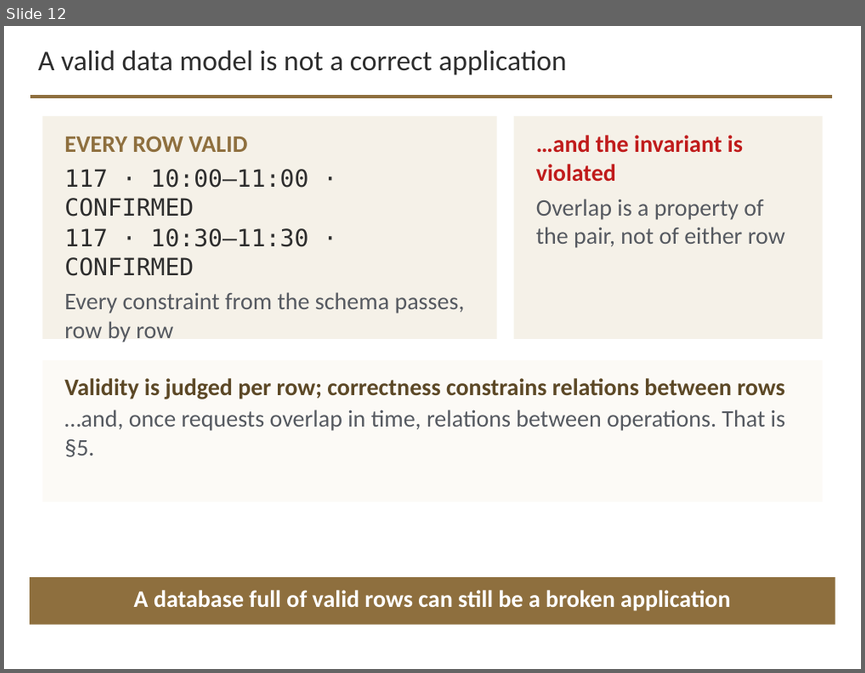
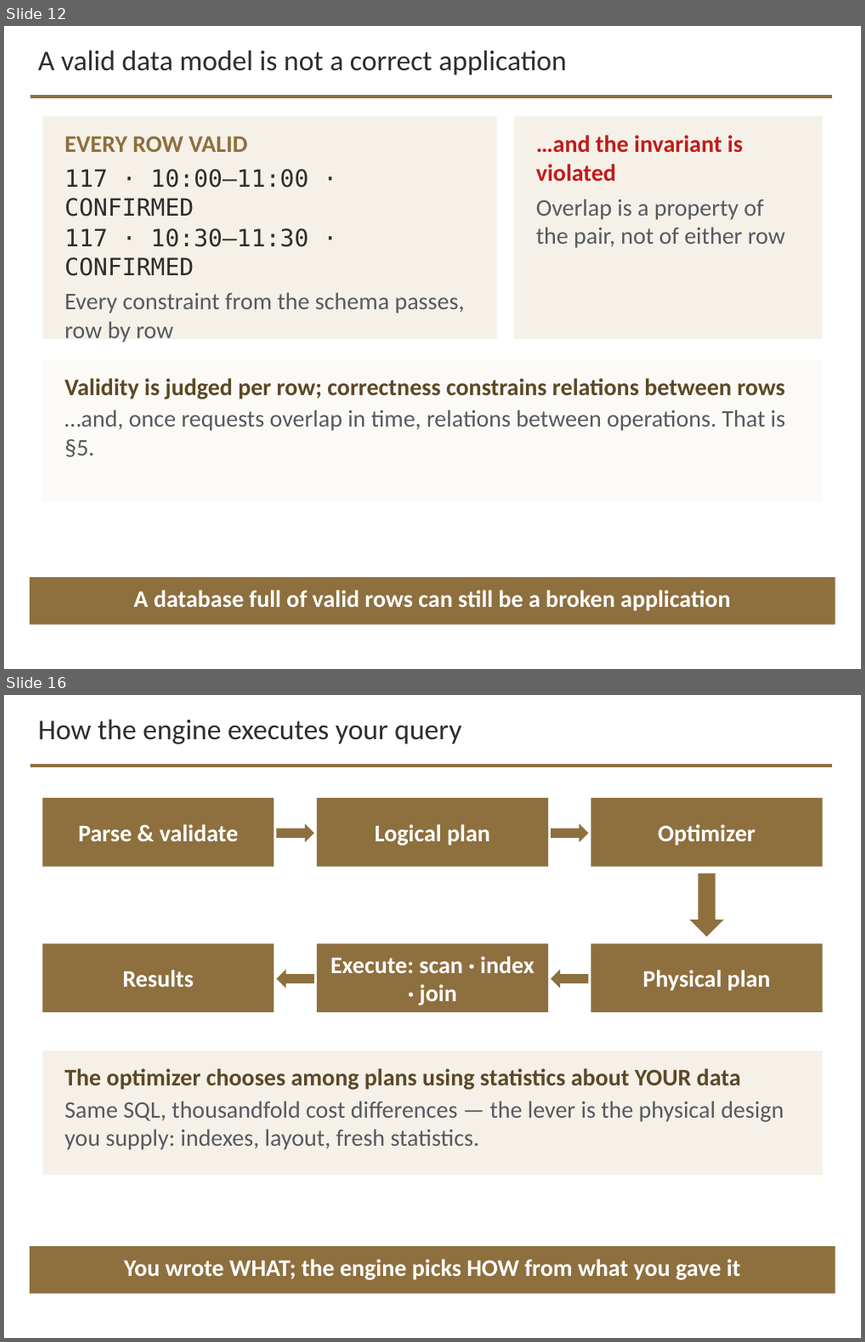
Before and after one commit to davisjam/model-based-agentic-software-engineering, a slide deck: course/lectures/act-3-software-in-the-world/02-compute-environments-and-data-management/3-2-Data-Management.pptx. Shown one above the other, each under a label of ours: slide 12 before the commit, slides 12 and 16 after it; the slides between them are not shown. The pictures are 865x673 and 865x1342 pixels, drawn with LibreOffice and Linux fonts; fonts in the diff are those of the drawing; background and template pictures are left out. Boxes give left, top, right and bottom in pixels: in the first picture for what was removed or moved away, otherwise in the second. Text is boxed around its words. In the diff, an @@ line names an element or a change of style, - is before the commit and + after.

```diff
--- a/course/lectures/act-3-software-in-the-world/02-compute-environments-and-data-management/3-2-Data-Management.pptx
+++ b/course/lectures/act-3-software-in-the-world/02-compute-environments-and-data-management/3-2-Data-Management.pptx
@@ slide 16 added at [4, 695, 861, 1338], background #FFFFFF; not listed: 1 template element that a slide beside it also shows @@
@@ text added at [38, 719, 461, 744], 24 pt, text #2D2D2D @@
+How the engine executes your query
@@ rectangle added at [42, 798, 274, 867], fill #8E6F3E, 20 pt, text #FFFFFF, bold @@
+Parse & validate
@@ rectangle added at [317, 798, 548, 867], fill #8E6F3E, 20 pt, text #FFFFFF, bold @@
+Logical plan
@@ rectangle added at [590, 798, 823, 867], fill #8E6F3E, 20 pt, text #FFFFFF, bold @@
+Optimizer
@@ right arrow added at [277, 823, 314, 842], fill #8E6F3E @@
@@ right arrow added at [551, 823, 588, 842], fill #8E6F3E @@
@@ down arrow added at [689, 873, 724, 936], fill #8E6F3E @@
@@ rectangle added at [42, 943, 274, 1012], fill #8E6F3E, 20 pt, text #FFFFFF, bold @@
+Results
@@ rectangle added at [317, 943, 548, 1012], fill #8E6F3E, 20 pt, text #FFFFFF, bold @@
+Execute: scan · index · join
@@ rectangle added at [590, 943, 823, 1012], fill #8E6F3E, 20 pt, text #FFFFFF, bold @@
+Physical plan
@@ left arrow added at [277, 970, 314, 988], fill #8E6F3E @@
@@ left arrow added at [551, 970, 588, 988], fill #8E6F3E @@
@@ rectangle added at [42, 1050, 823, 1174], fill #F5F1E8 @@
@@ text added at [64, 1068, 783, 1150], 20 pt, text #555960 @@
+The optimizer chooses among plans using statistics about YOUR data
+Same SQL, thousandfold cost differences — the lever is the physical design you supply: indexes, layout, fresh statistics.
@@ rectangle added at [30, 1246, 835, 1293], fill #8E6F3E @@
@@ text added at [124, 1259, 741, 1280], 20 pt, text #FFFFFF, bold @@
+You wrote WHAT; the engine picks HOW from what you gave it
```
Also in this commit, not shown: 5 other slides added.
